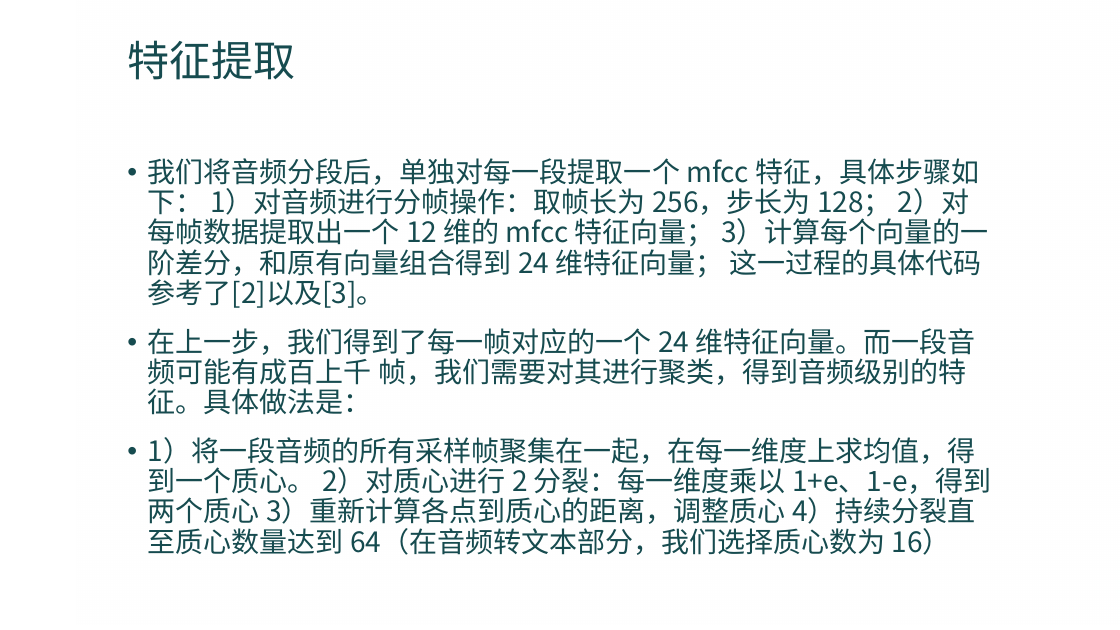
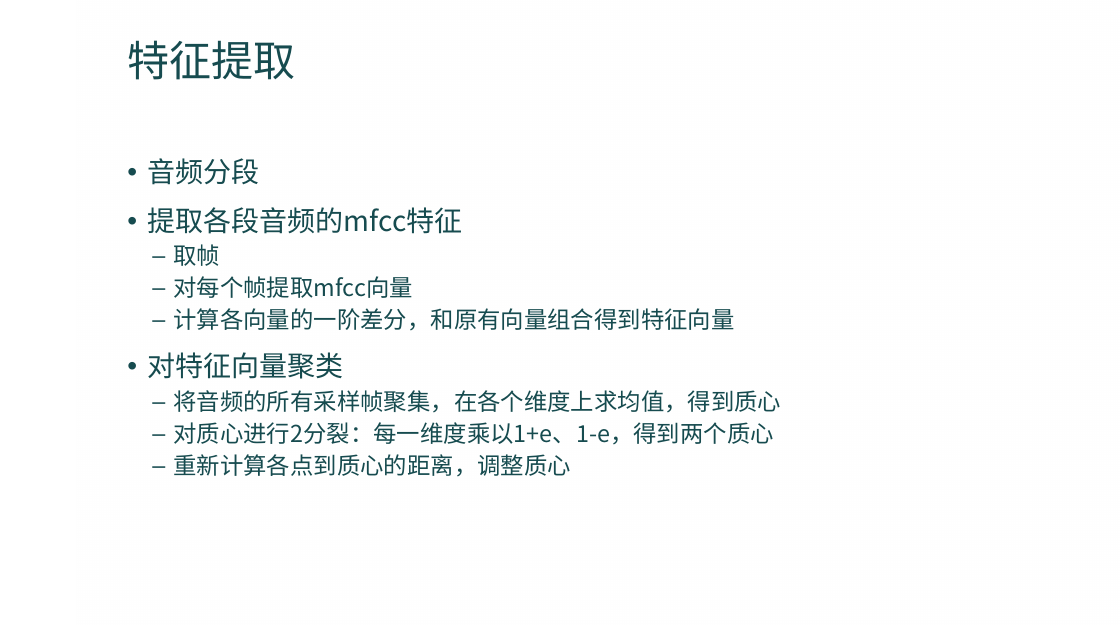
Before and after one commit to mxer/AudioSegmentation-1, a slide deck: slide 4 of 音频小组作业展示.pptx. Drawn at 1120x630 pixels with LibreOffice and Linux fonts; fonts in the diff are those of the drawing; background and template pictures are left out. Boxes give left, top, right and bottom in pixels: in the first picture for what was removed or moved away, otherwise in the second. Text is boxed around its words. In the diff, an @@ line names an element or a change of style, - is before the commit and + after.

```diff
--- a/音频小组作业展示.pptx
+++ b/音频小组作业展示.pptx
@@ text at (148, 158, 782, 477): text changed; size 24 to 20 pt @@
-• 我们将音频分段后，单独对每一段提取一个 mfcc 特征，具体步骤如下： 1）对音频进行分帧操作：取帧长为 256，步长为 128； 2）对每帧数据提取出一个 12 维的 mfcc 特征向量； 3）计算每个向量的一阶差分，和原有向量组合得到 24 维特征向量； 这一过程的具体代码参考了[2]以及[3]。
-• 在上一步，我们得到了每一帧对应的一个 24 维特征向量。而一段音频可能有成百上千 帧，我们需要对其进行聚类，得到音频级别的特征。具体做法是：
-• 1）将一段音频的所有采样帧聚集在一起，在每一维度上求均值，得到一个质心。 2）对质心进行 2 分裂：每一维度乘以 1+e、1-e，得到两个质心 3）重新计算各点到质心的距离，调整质心 4）持续分裂直至质心数量达到 64（在音频转文本部分，我们选择质心数为 16）
+• 音频分段
+• 提取各段音频的mfcc特征
+  – 取帧
+  – 对每个帧提取mfcc向量
+  – 计算各向量的一阶差分，和原有向量组合得到特征向量
+• 对特征向量聚类
+  – 将音频的所有采样帧聚集，在各个维度上求均值，得到质心
+  – 对质心进行2分裂：每一维度乘以1+e、1-e，得到两个质心
+  – 重新计算各点到质心的距离，调整质心
```
Also in this commit, not shown: 3 other slides changed, 1 slide added.
